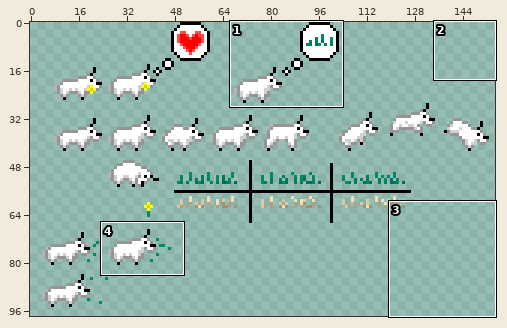
Two states of a sprite sheet, Assets/goats.png. Above: a wide view before the commit, with the close-up outlined.
Close-up. As it was:
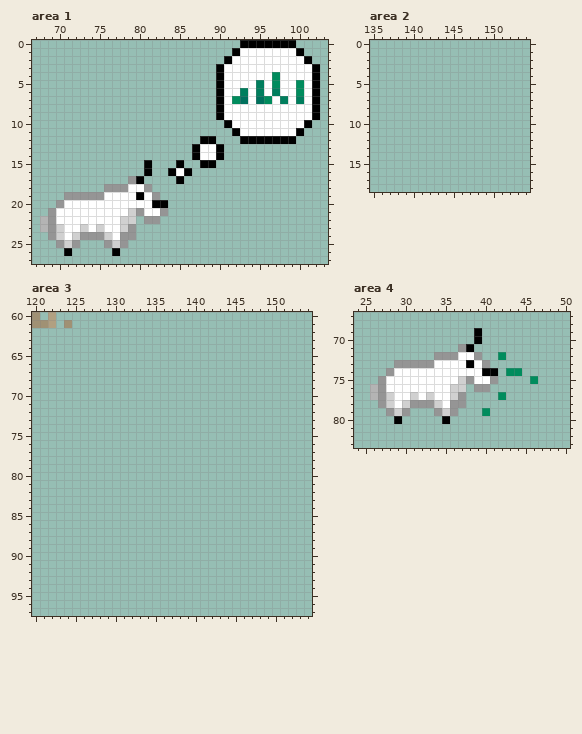
The file is 155x98 pixels. Shown: area 1: x 67..103, y 0..27; area 2: x 135..154, y 0..18; area 3: x 120..154, y 60..97; area 4: x 24..50, y 67..83. The commit also changed other parts of the picture, which this record leaves out.
Once edited:
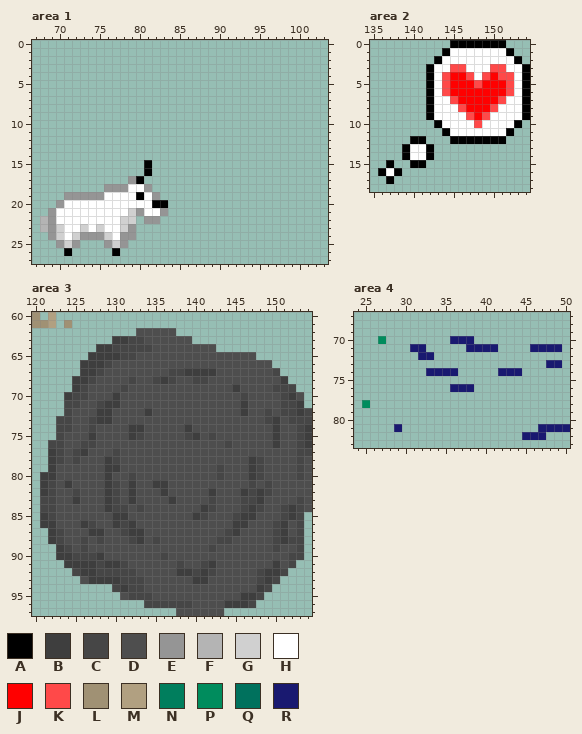
Palette (. is transparent): A #000000  B #3e3e3e  C #464646  D #4e4e4e  E #959595  F #b4b4b4  G #d0d0d0  H #ffffff  J #ff0000  K #ff4949  L #a09174  M #b1a081  N #007e5d  P #008c5d  Q #00715d  R #191970
The exact change:
Changed rows in their new state; - is an unchanged pixel.
Area 1:
first column x 84:
 0 ---------.......---
 1 --------.........--
 2 -------...........-
 3 ------.............
 4 ------.............
 5 ------.............
 6 ------.............
 7 ------.............
 8 ------.............
 9 ------.............
10 -------...........-
11 --------.........--
12 ----..---.......---
13 ---....------------
14 ---....------------
15 -.--..-------------
16 ...----------------
17 -.-----------------
Area 2:
first column x 136:
 0 ---------AAAAAAA---
 1 --------AHHHHHHHA--
 2 -------AHHHHHHHHHA-
 3 ------AHHKKHHHKKHHA
 4 ------AHKJJKHKJKKHA
 5 ------AHKJJJKJJJKHA
 6 ------AHKJJJJJJJKHA
 7 ------AHHKJJJJJKHHA
 8 ------AHHHKJJJKHHHA
 9 ------AHHHHKJKHHHHA
10 -------AHHHHKHHHHA-
11 --------AHHHHHHHA--
12 ----AA---AAAAAAA---
13 ---AHHA------------
14 ---AHHA------------
15 -A--AA-------------
16 AHA----------------
17 -A-----------------
Area 3:
first column x 121:
62 ------------DDDDD-----------------
63 ---------BBCCDDDDDD---------------
64 -------BBCCCCCDDDDDDDD------------
65 ------BBBBCCDDDDDDDDDDDDDDD-------
66 -----BBBCDDDDDDDDDDDDDDDDDDDD-----
67 -----BBCDDDDDDDDCCBBBBDDDDDDDC----
68 ----BBCDDDDCDDCBCDDCCDDDDDDDDDB---
69 ----BCDDDDCDDDDDDDDDDDDDBDDDDCCC--
70 ---BCCDDDBDDDDDDDDDDDDDDDCDDDDCBD-
71 ---CCDDCBBDDDDDDDDDDDDDDDBDDDDCCB-
72 ---CDDDBBDDDDBDDDDDDDDDDDBDDCDCCBC
73 --CCDDCBBDDDDDDDDDDDDDDDDDDDCBDCCC
74 --CCDDCDDDDBBDDDDDBDDDDDDDDDDBDDCB
75 --CDDDBDDDDBCDDDDDCBDCDDDDDDDBDDCB
76 -CCDDCCDDDDDDDDDDDDDDDDCDDDDDBDDCB
77 -BCDCBDDDCDDDDDDDDDDDDDDDDDDDDDDCC
78 -BCDCDDDBCDDDDDDDDDDDDDDDDBCDDDDCD
79 -BDDDDDDBBDDDDDDDDDDDDCDDDBCDDDDCD
80 BBDDDDDDBDDCDDDDDDDDDDCDDDBCDDDDCD
81 BCDBDDDDBCDBDDBBDDDDDDDDDDCDCDDDDD
82 BCDDCDDDBCDBDDDBDDDDDBDDDBCBCDDDDD
83 CCDDBDDDBCDBDDDDBDDDDCDDDCCBDDDDCD
84 CCDDDDDDBCCDCDDDDDDDBCDDDCBCDDCBCD
85 BCDDDDDDDBBDDDDDDDDBCDDDCBBDDDCBC-
86 BBDDDBCDDBCBDDDDDDDDDDDDBBDDDCBDC-
87 -BCDDDBBDDCBBDDDDDDDDDDCBDDDDCBDC-
88 -BCDDCDCDDDCBDCDDDDDDDCCDDDDDCBCC-
89 --BCDCDDDDDDDDDDDDDDDCDDDDDDDCDDC-
90 --BBCCCBDDDDDDDCDDDDDDDDDDDDDDDCC-
91 ---BBBBCBBCDDDDDDCDDCBDDDDDDDBDC--
92 ----CBBCCCCCDDDDDBBCBCDDDDDCBBC---
93 -----DBBBBCCCDDDDDDBBDDDDDDCBC----
94 ---------CBCCDDDDDDDDDDDDDDBC-----
95 ----------DCCCDDDDDDDDDDDBBC------
96 -------------CCCCCCDDDDBBBC-------
97 -----------------DDDDDD-----------
Area 4:
first column x 25:
69 --------------.-----------
70 --P--------RRR.-----------
71 ------RR----.RRRR----RRRR-
72 -------RR......--.--------
73 ----............-------RR-
74 ---.....RRRR.....RRR------
75 --...............----.----
76 -..........RRR..----------
77 -............----.--------
78 P-...........-------------
79 ---...---...---.----------
80 ----.-----.---------------
81 ----R-----------------RRRR
82 --------------------RRR---
Where, in picture pixels (left, top, right, bottom), the same in both close-ups:
erased: (168, 40, 320, 184)
added: (378, 40, 530, 184)
added: (40, 328, 312, 616)
changed: (362, 328, 570, 440)
